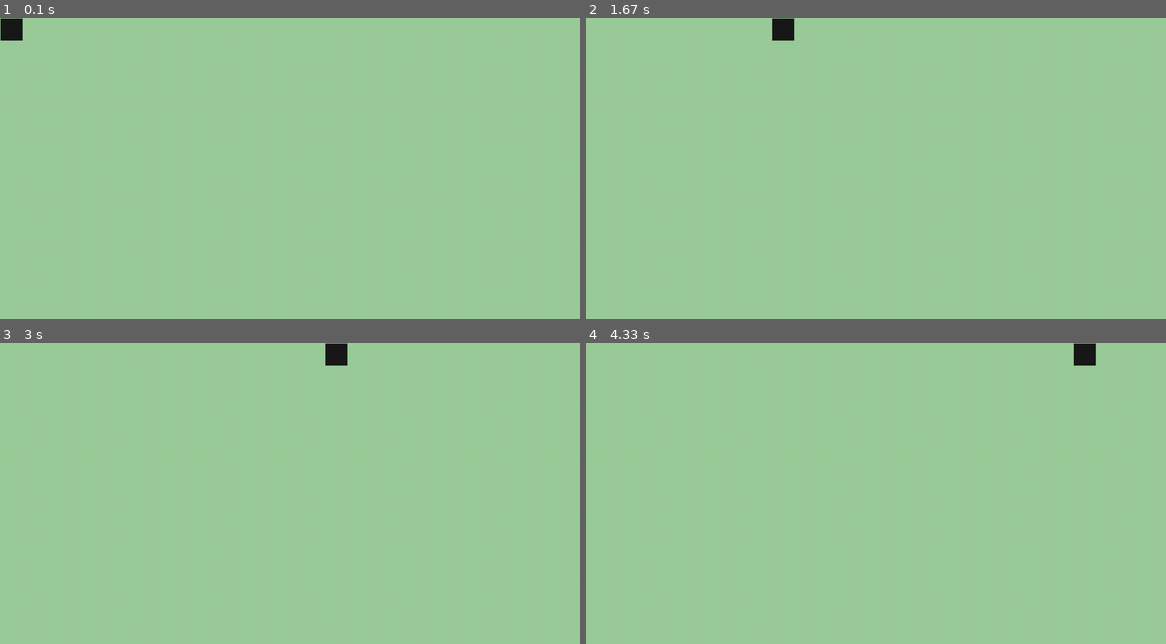
Above: before the commit, frames 1-4 (two rows, left to right).
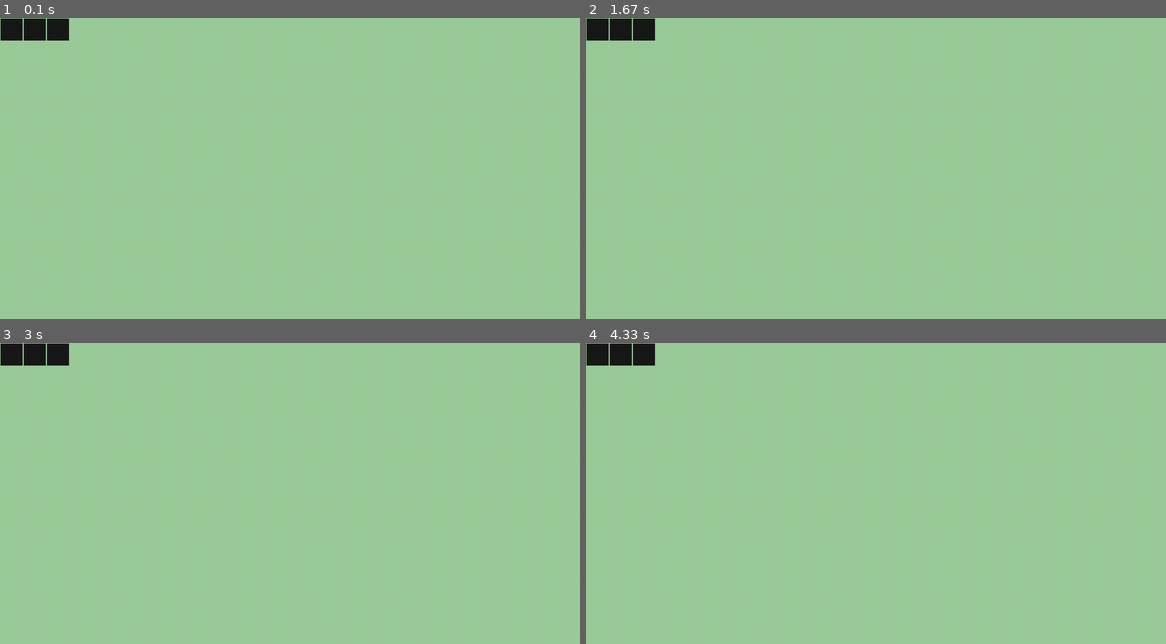
Above: after the commit, the same moments.

Repository: carlosjasso/pygame-snake
Game: pygame game, started from src/snake/main.py
The game is run twice, just before and just after one commit, with the same random seed, the same clock (stepped at 60 frames per second) and the same inputs.
Inputs:
- Up to frame 1 (0.1 s): no input
- Up to frame 2 (1.67 s): no input
- Up to frame 3 (3 s): no input
- Up to frame 4 (4.33 s): no input

The runs differ from the first frame. In frame 1, 0.5% of the frame differs, in the area x 4-12%, y 0-8%; in frame 2, 1.1%; in frame 3, 1.1%; in frame 4, 1.1%, in the area x 0-88%, y 0-8%.

Commit message:
snake gets drawn

Diff:
--- a/src/snake/game.py
+++ b/src/snake/game.py
@@ -4,32 +4,33 @@
 from models.configuration import Configuration
 from models.display import Display
 from models.snake_direction import SnakeDirection
-from models.block import Block
 
 class Game:
     config : Configuration
     display : Display
     snake : Snake
+    running : bool
 
     def __init__(self, config : Configuration) -> None:
         self.config = config
         self.display = Display(config)
         self.snake = Snake(config)
+        self.running = False
 
     def run(self):
-        self.display.draw_sprite(self.snake.head)
+        self.running = True
 
-        block = Block(self.config.sprites.BLOCK_PATH)
-        self.display.draw_sprite(block)
+        sprites = [sprite for name, sprite in self.snake.body]
+        self.display.draw_sprites(sprites)
+        sleep(100)
 
         # Event loop
-        running = True
         block_direction = SnakeDirection.RIGHT
-        while running:
+        while self.running:
             for event in self.display.event:
                 if event.type == KEYDOWN:
                     if event.key == K_ESCAPE:
-                        running = False
+                        self.running = False
                         continue
 
                     if event.key == K_UP:
@@ -41,7 +42,7 @@
                     elif event.key == K_RIGHT:
                         block_direction = SnakeDirection.RIGHT
                 elif event.type == QUIT:
-                    running = False
+                    self.running = False
                     continue
 
             match block_direction:
--- a/src/snake/models/display.py
+++ b/src/snake/models/display.py
@@ -25,6 +25,12 @@
         self.surface.blit(sprite.surface, sprite.position)
         self.refresh()
 
+    def draw_sprites(self, sprites : list[Sprite]):
+        self.surface.fill(self.background_color) # clears screen
+        for sprite in sprites:
+            self.surface.blit(sprite.surface, sprite.position)
+        self.refresh()
+
     def refresh(self):
         # Update screen after a change
         #   display.flip() will update the contents of the entire display
--- a/src/snake/models/snake.py
+++ b/src/snake/models/snake.py
@@ -23,7 +23,7 @@
 
     def _build_snake(self) -> list[Node]:
         result : list[Node] = []
-        nodes = [r for r in range(3)]
+        nodes = [r for r in range(3)] # TODO: Change value to 1
         for n in nodes:
             name : str
             block = Block(self.config.sprites.BLOCK_PATH)
